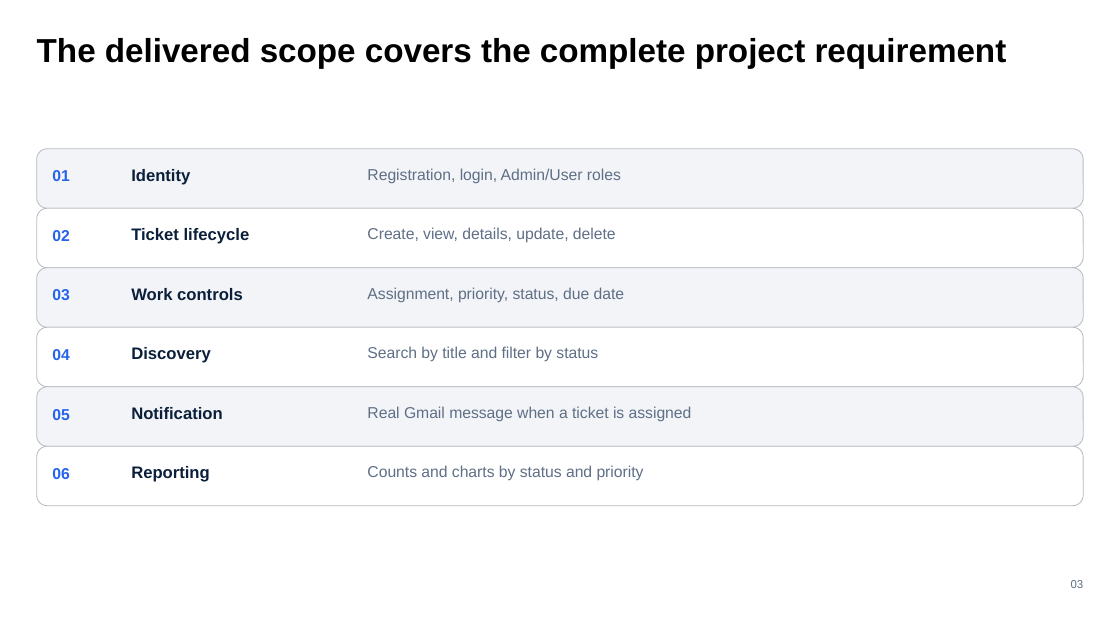
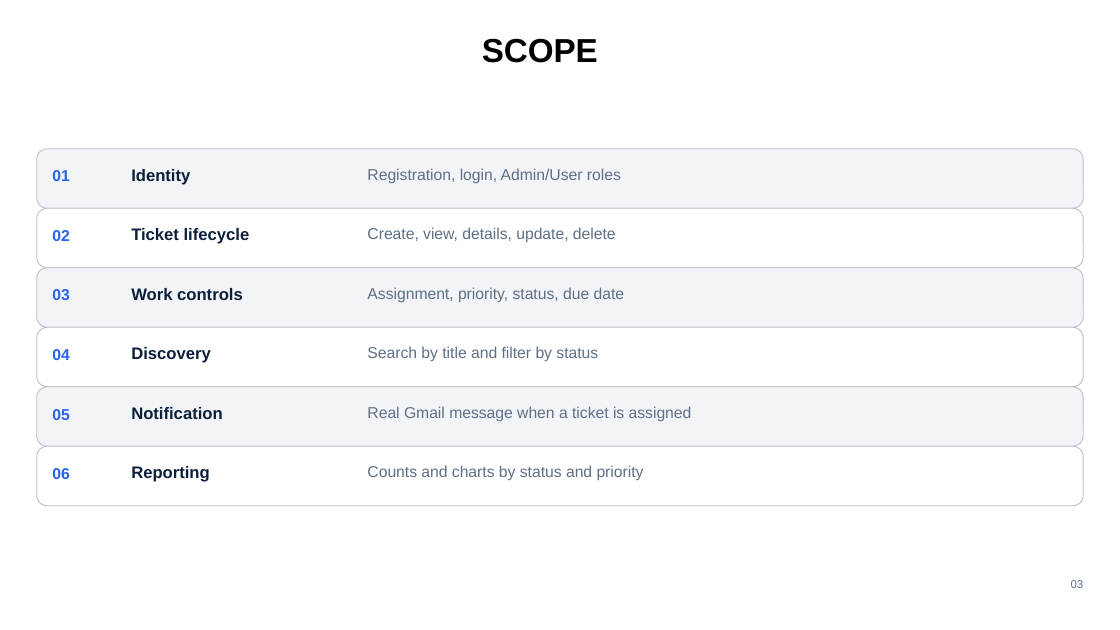
Before and after one commit to aayamneupane/MiniTaskManagement-System, a slide deck: slide 4 of documentation/Mini-Task-Management-System-Presentation.pptx (slide 3 before the commit). Drawn at 1120x630 pixels with LibreOffice and Linux fonts; fonts in the diff are those of the drawing. Boxes give left, top, right and bottom in pixels: in the first picture for what was removed or moved away, otherwise in the second. Text is boxed around its words. In the diff, an @@ line names an element or a change of style, - is before the commit and + after.

```diff
--- a/documentation/Mini-Task-Management-System-Presentation.pptx
+++ b/documentation/Mini-Task-Management-System-Presentation.pptx
@@ text at (482,38,598,63): text changed @@
-The delivered scope covers the complete project requirement
+SCOPE
```
Also in this commit, not shown: 11 other slides changed, 1 slide added.
